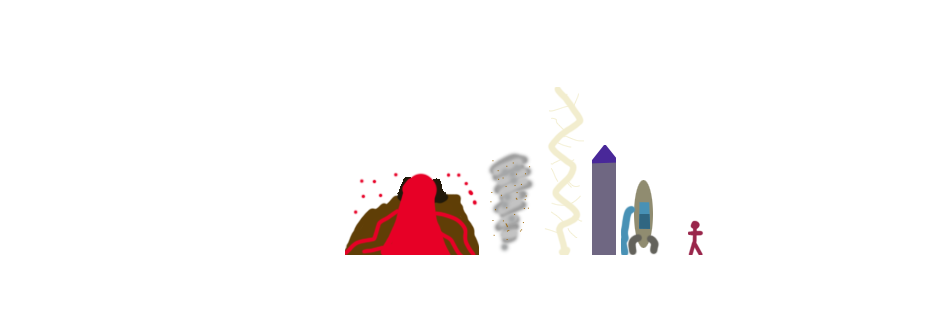
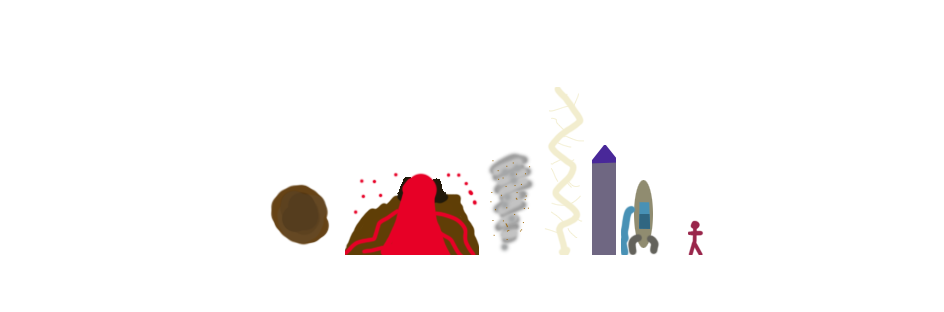
Before/after of a 944px x 312px layered artwork. What changed in the layer stack:
added group "asteroid.png" with 1 layers above "volcano.png" over [270, 183, 330, 246]
added layer "Vrstva 8" in group "asteroid.png" over [270, 183, 330, 246]
